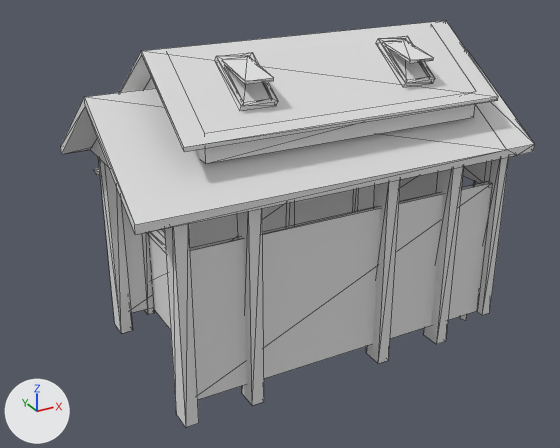
Two versions of the COLLADA model art/meshes/structural/rus_stable.dae, one commit apart.
Rendered twice from a 50 mm camera at (-20.4, -34.5, 20.7) aimed at (-2.1, -1.3, 4.1). The axes (+X, +Y, +Z) are drawn at lower left. The lights are the same throughout. Mesh edges are drawn as thin lines. Where no turn or scale is listed for an object, it has been applied to the vertices.
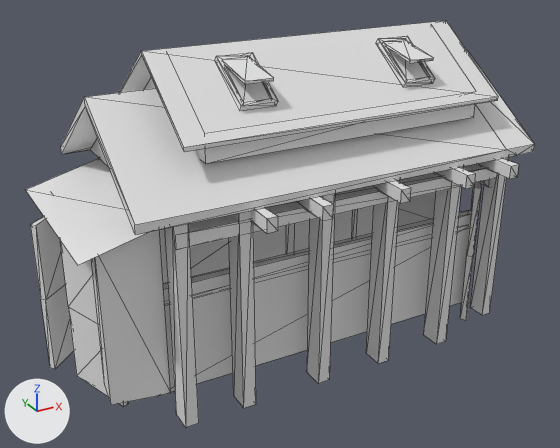
The change in detail:
me_cube_001 is used by ob_cube; location (0.0, 0.1, 0.0).
me_cube_001 had 281 vertices, 354 faces and spanned x -11.9..10.2, y -7.4..7.5, z -2.4..14.0.
me_cube_001 now has 373 vertices, 476 faces and spans x -14.7..10.2, y -8.5..7.5, z -2.4..14.0.
me_cube_001 part 1: the loose piece of 8 vertices spanning x 0.6..1.3, y -7.0..-5.9, z -2.3..8.5 is copied, and the copy is moved by (-3.7, 0.0, 0.0); it spans x -3.0..-2.4, y -7.0..-5.9, z -2.3..8.5.
me_cube_001 part 2: a new loose piece, a box spanning x -6.68..-6.15, y -8.52..4.61, z 7.37..8.05.
me_cube_001 part 3: a new loose piece, a box spanning x -3.96..-3.42, y -8.52..4.61, z 7.37..8.05.
me_cube_001 part 4: a new loose piece, a box spanning x 0.2..0.73, y -8.52..4.61, z 7.37..8.05.
me_cube_001 part 5: a new loose piece, a box spanning x 4.06..4.59, y -8.52..4.61, z 7.37..8.05.
me_cube_001 part 6: a new loose piece, a box spanning x 6.85..7.39, y -8.52..4.61, z 7.37..8.05.
me_cube_001 part 7: the loose piece of 12 vertices spanning x 7.1..10.2, y -6.2..-2.8, z -2.0..6.0 is copied, and the copy is scaled about its middle by (-0.905, -0.784, 0.971), then moved by (-22.0, 5.1, 0.5); it spans x -14.7..-11.9, y -0.7..2.0, z -1.4..6.4.
me_cube_001 part 8: the loose piece of 12 vertices spanning x 7.5..9.1, y -1.5..3.1, z -2.0..6.0 is copied, and the copy is scaled about its middle by (-0.905, -0.784, 0.971), then moved by (-21.3, -4.3, 0.5); it spans x -13.7..-12.3, y -5.3..-1.7, z -1.4..6.4.
me_cube_001 part 9: a new loose piece of 16 vertices spanning x -13.2..-10.3, y -5.6..2.0, z -1.3..7.5.
me_cube_001 part 10: the loose piece of 8 vertices spanning x -8.2..-7.8, y -2.5..5.4, z -1.4..3.5 is deleted.
me_cube_001 part 11: the loose piece of 8 vertices spanning x -8.2..-7.7, y -5.9..6.3, z 3.4..4.2 is deleted.
Part 12, on me_cube_001:
8 vertices are removed from x -9.9..7.8, y -6.5..-6.2, z -1.4..6.3.
10 faces are deleted.
8 vertices in x -6.8..-6.1, y -7.0..-5.9, z -2.3..8.5 move by (-0.4, 0.0, 0.0).
28 vertices are added at x -14.1..8.1, y -7.0..2.9, z -1.4..7.9.
26 new faces join them.

Boxes (x1, y1, x2, y2) around the edits, measured in the pictures (560 x 448 px):
'Cube', reshaped (7% wider)
    before: (61, 21, 535, 427)
    after: (26, 21, 535, 427)
part 1 of me_cube_001, added
    after: (307, 193, 335, 383)
part 2 of me_cube_001, added
    after: (250, 207, 278, 233)
part 3 of me_cube_001, added
    after: (295, 196, 333, 221)
part 4 of me_cube_001, added
    after: (372, 180, 410, 203)
part 5 of me_cube_001, added
    after: (434, 167, 475, 189)
part 6 of me_cube_001, added
    after: (478, 158, 519, 179)
part 7 of me_cube_001, added
    after: (30, 216, 74, 369)
part 8 of me_cube_001, added
    after: (60, 240, 128, 406)
part 9 of me_cube_001, added
    after: (91, 230, 170, 405)
part 10 of me_cube_001, deleted
    before: (147, 234, 171, 330)
part 11 of me_cube_001, deleted
    before: (146, 229, 166, 253)
part 12 of me_cube_001, built on
    before: (190, 182, 491, 405)
    after: (26, 159, 497, 408)
